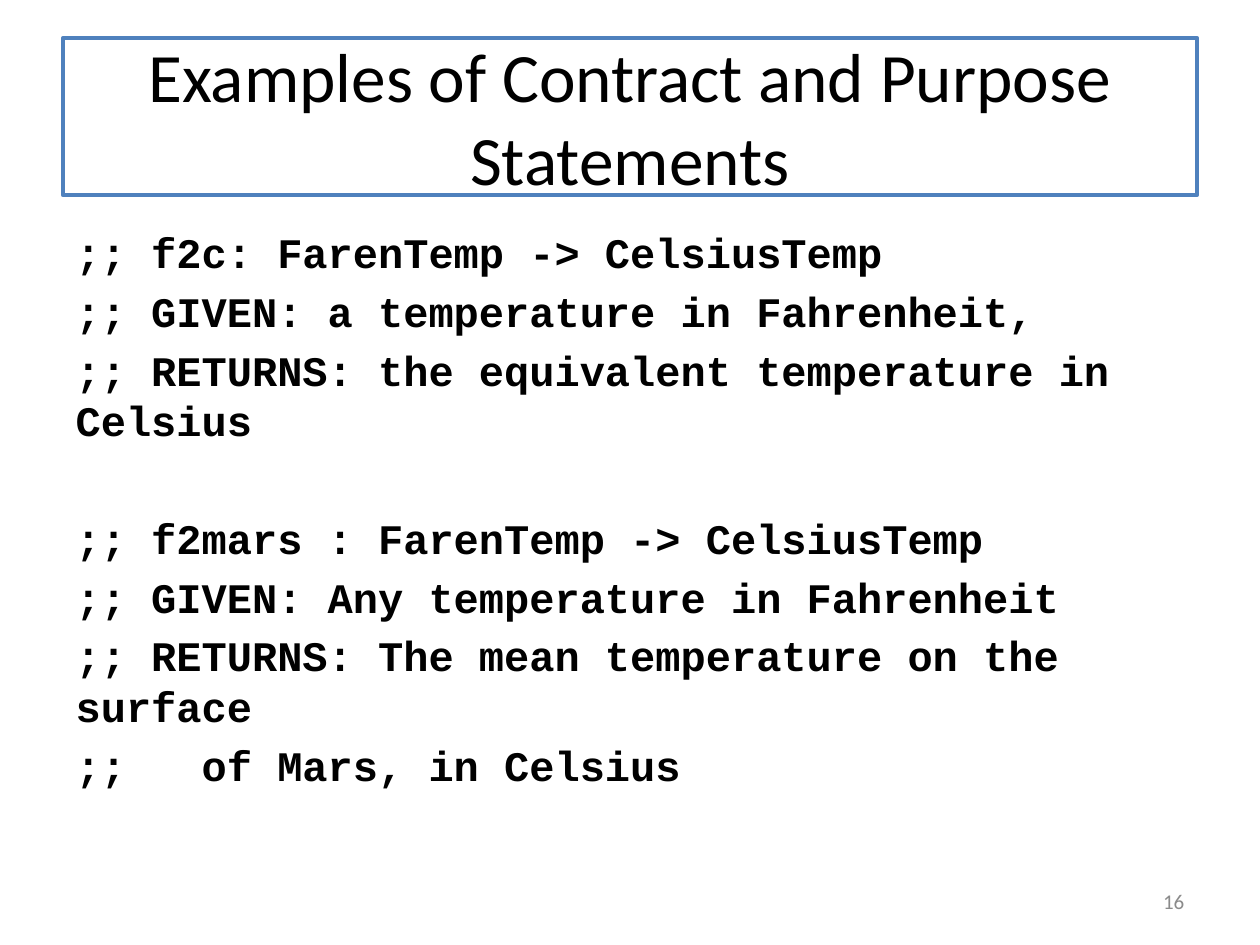
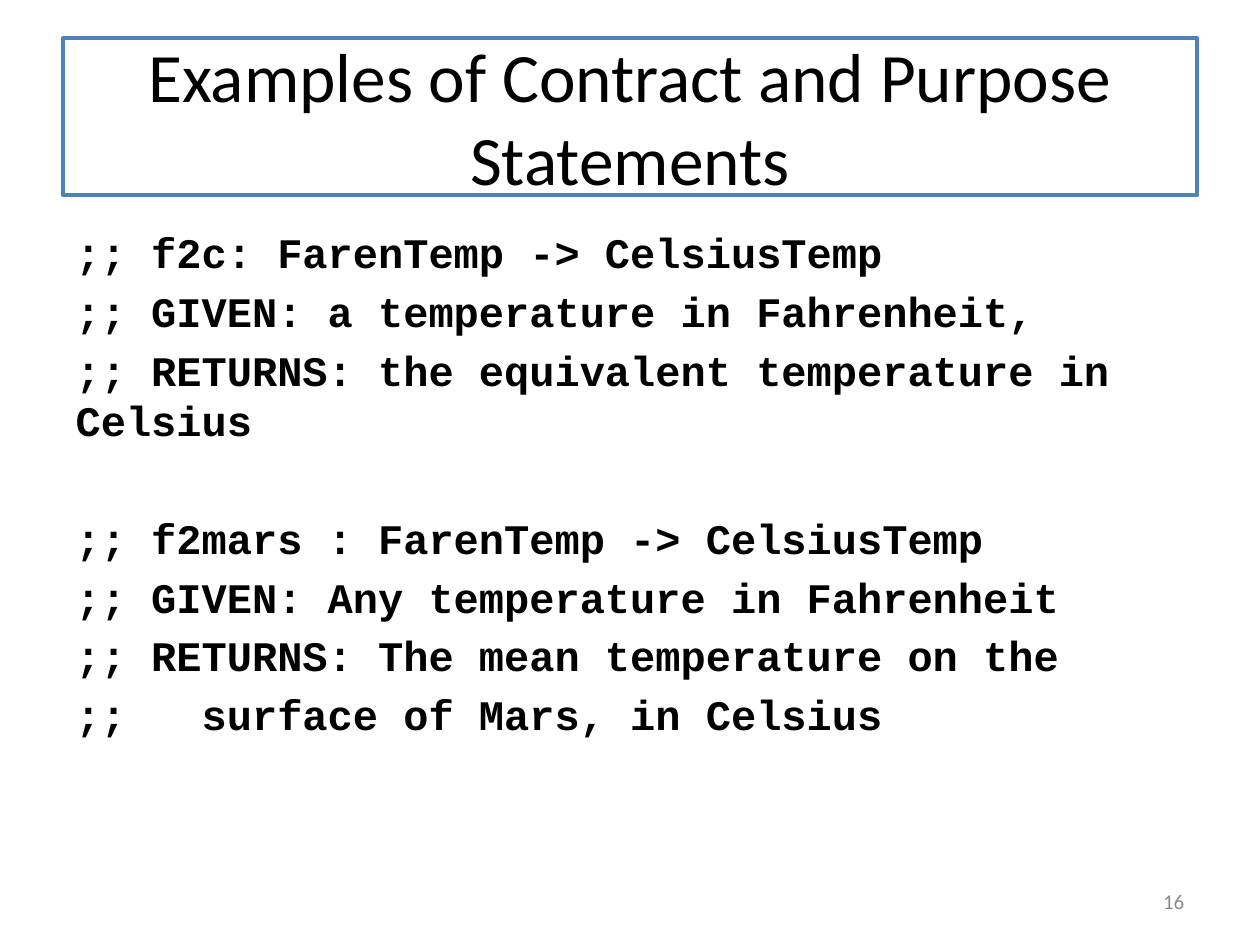
Before and after one commit to mwand/cs5010f17, a slide deck: slide 16 of Slides/Lesson 1.1 The Function Design Recipe.pptx. Drawn at 1260x945 pixels with LibreOffice and Linux fonts; fonts in the diff are those of the drawing. Boxes give left, top, right and bottom in pixels: in the first picture for what was removed or moved away, otherwise in the second. Text is boxed around its words. In the diff, an @@ line names an element or a change of style, - is before the commit and + after.

```diff
--- a/Slides/Lesson 1.1 The Function Design Recipe.pptx
+++ b/Slides/Lesson 1.1 The Function Design Recipe.pptx
@@ text at (151,641,1059,738): text changed @@
-;; RETURNS: The mean temperature on the surface
-;; of Mars, in Celsius
+;; RETURNS: The mean temperature on the
+;; surface of Mars, in Celsius
```
Also in this commit, not shown: 2 other slides changed, 8 other files.
